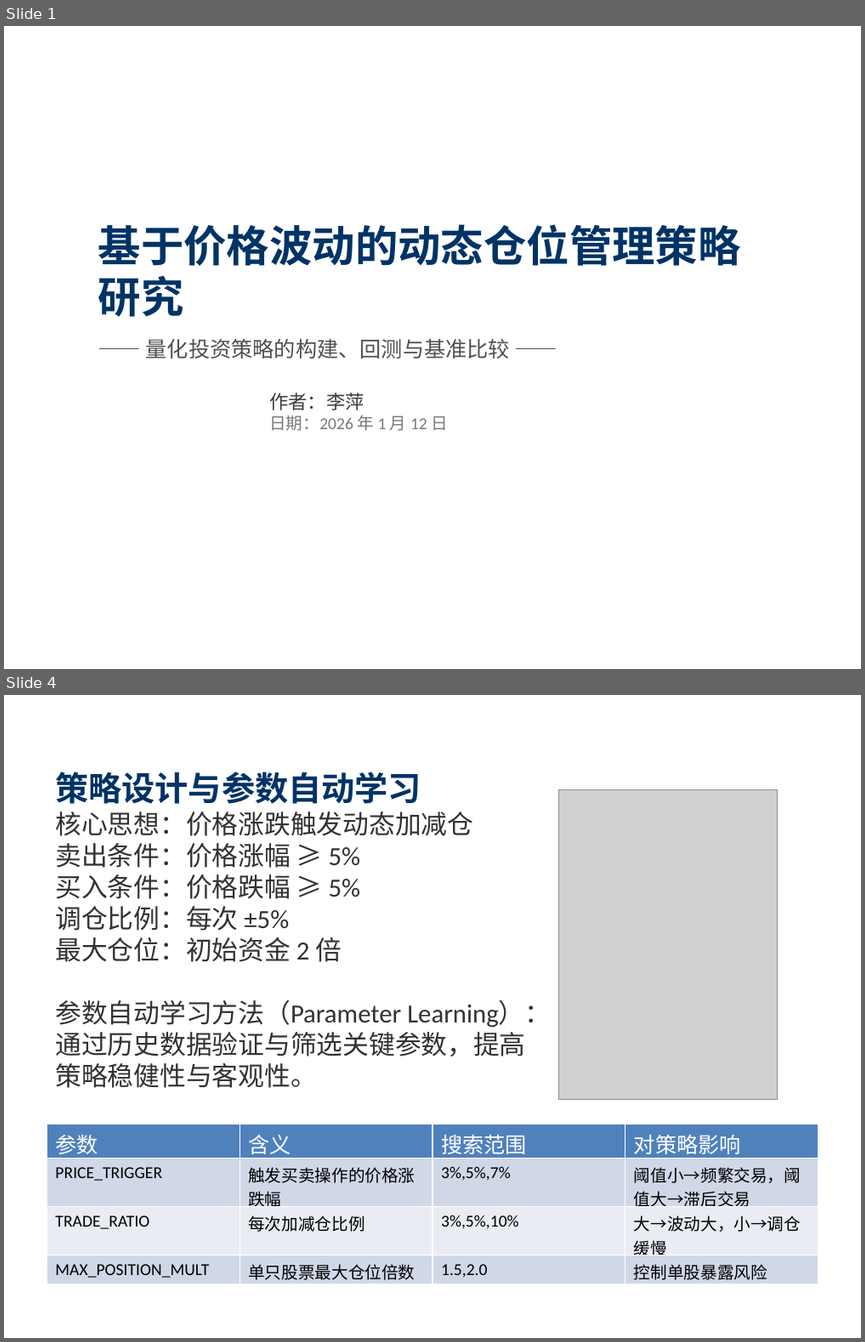
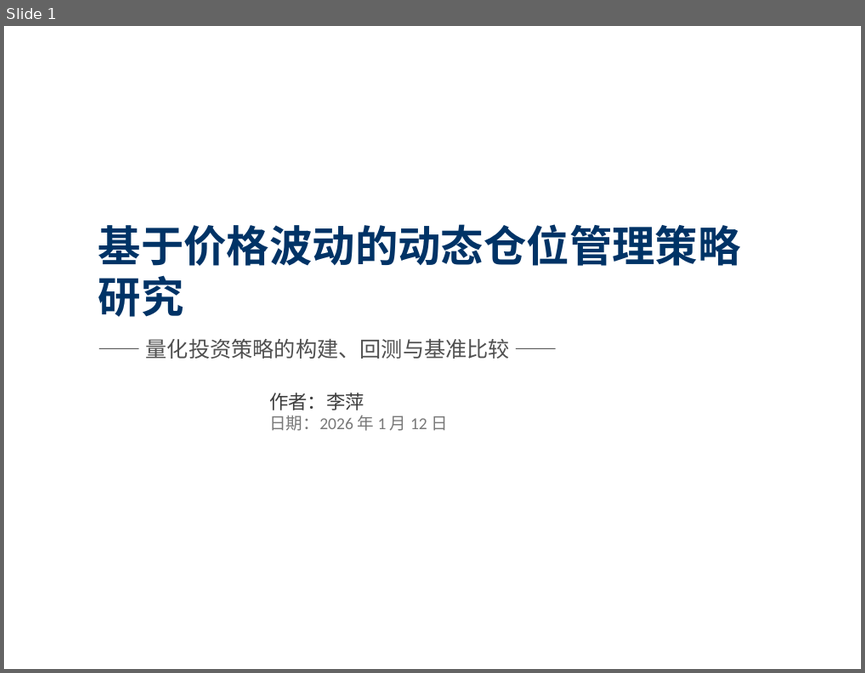
Before and after one commit to pingli-ppt/Intro_to_Dase_Liping, a slide deck: 大作业李萍10245501424/quant_strategy_ppt.pptx. Shown one above the other, each under a label of ours: slides 1 and 4 before the commit, slide 1 after it; the slides between them are not shown. The pictures are 865x1342 and 865x673 pixels, drawn with LibreOffice and Linux fonts; fonts in the diff are those of the drawing; grey boxes stand for pictures. Boxes give left, top, right and bottom in pixels: in the first picture for what was removed or moved away, otherwise in the second. Text is boxed around its words. In the diff, an @@ line names an element or a change of style, - is before the commit and + after.

```diff
--- a/大作业李萍10245501424/quant_strategy_ppt.pptx
+++ b/大作业李萍10245501424/quant_strategy_ppt.pptx
@@ slide 4 removed at (4,695,861,1338), background #FFFFFF @@
@@ text removed at (55,771,551,1088) @@
-策略设计与参数自动学习
-核心思想：价格涨跌触发动态加减仓
-卖出条件：价格涨幅 ≥ 5%
-买入条件：价格跌幅 ≥ 5%
-调仓比例：每次 ±5%
-最大仓位：初始资金 2 倍
-参数自动学习方法（Parameter Learning）：
-通过历史数据验证与筛选关键参数，提高策略稳健性与客观性。
@@ picture removed at (558,790,777,1100) @@
@@ table removed at (46,1123,818,1283), 4 rows, 4 columns @@
-参数 | 含义 | 搜索范围 | 对策略影响
-PRICE_TRIGGER | 触发买卖操作的价格涨跌幅 | 3%,5%,7% | 阈值小→频繁交易，阈值大→滞后交易
-TRADE_RATIO | 每次加减仓比例 | 3%,5%,10% | 大→波动大，小→调仓缓慢
-MAX_POSITION_MULT | 单只股票最大仓位倍数 | 1.5,2.0 | 控制单股暴露风险
```
Also in this commit, not shown: 3 slides changed, 3 slides added, 4 other files.
